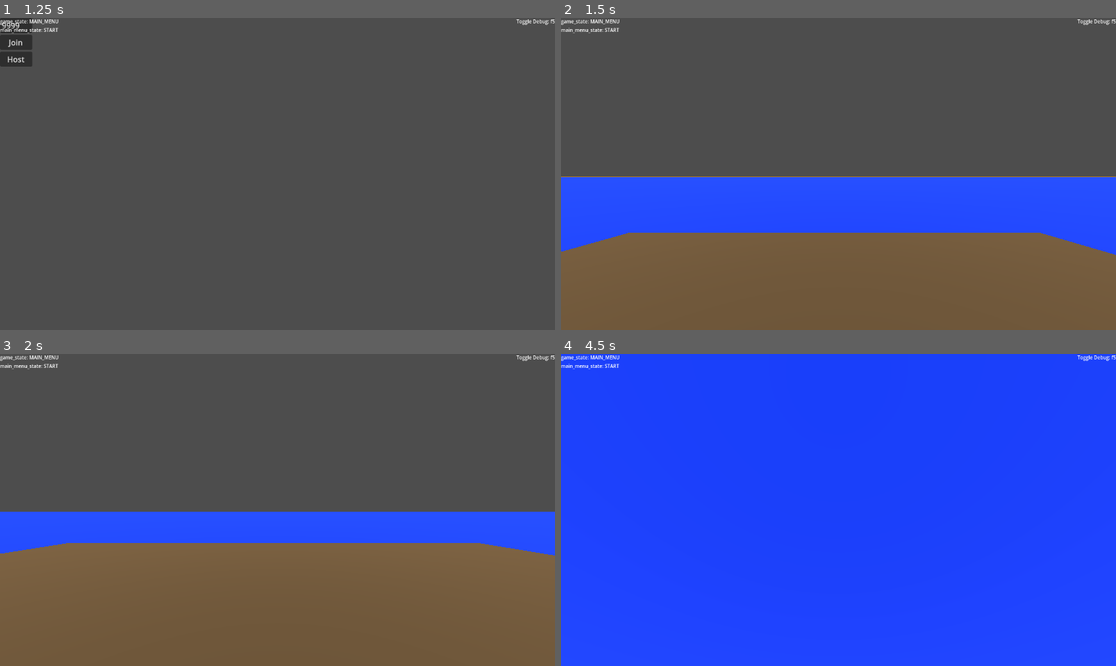
Above: before the commit, frames 1-4 (two rows, left to right).
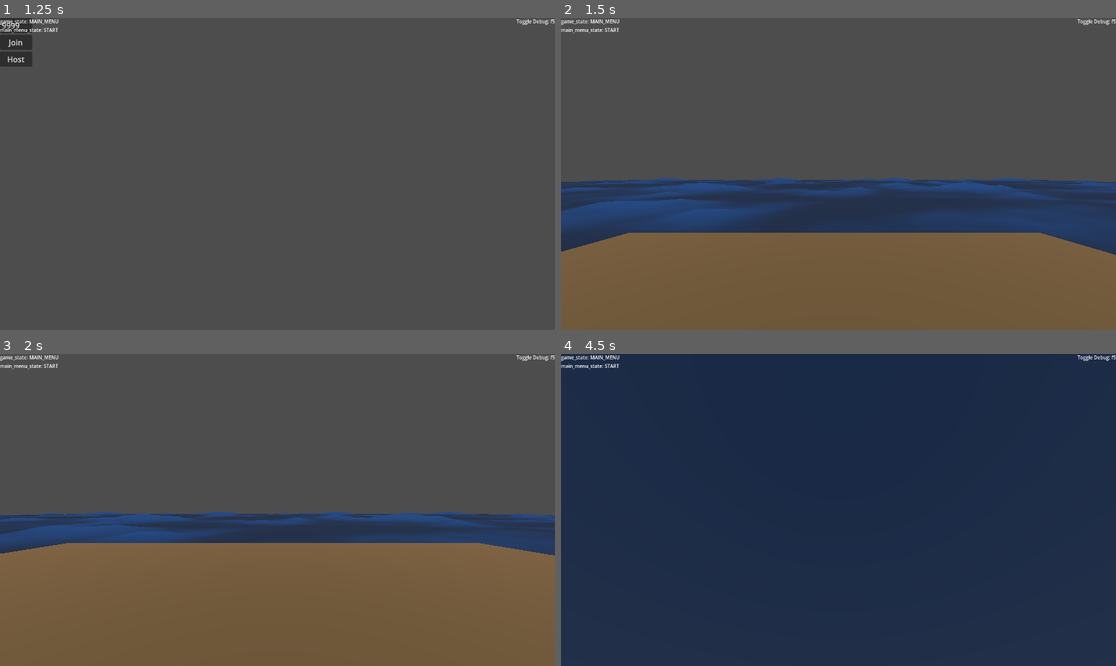
Above: after the commit, the same moments.

Repository: illogicalapple/open-water
Game: Godot game, scene res://main.tscn
Two runs of this game, one before a commit and one after it. Both use one fixed random seed, a clock stepped at 60 frames per second and the inputs below.
Inputs (mouse positions are in pixels of both pictures, inside the frame that each line leads up to):
- Up to frame 1 (1.25 s): tap Enter at 0.5 s; move the mouse to (399, 158) at 0.52 s; hold D from 0.53 s (still down); tap Space at 0.77 s
- Up to frame 2 (1.5 s): release D at 1.25 s; click "Host" at 1.25 s
- Up to frame 3 (2 s): no input
- Up to frame 4 (4.5 s): move the mouse to (810, 510) at 2.02 s; hold W from 2.03 s (still down); tap Space at 2.27, 2.75, 3.77 s; move the mouse to (849, 503) at 2.77 s; tap Enter at 3.5 s; move the mouse to (832, 516) at 3.52 s; move the mouse to (877, 513) at 4.27 s

Frame 1 is identical in both runs. In frame 2, 19% of the frame differs, in the area x 0-100%, y 50-76%; in frame 3, 11%; in frame 4, 100%, in the area x 0-100%, y 0-100%.

Commit message:
Changed start menu background. Reverted main.tscn

Diff:
--- a/main.tscn
+++ b/main.tscn
@@ -1,6 +1,7 @@
-[gd_scene load_steps=11 format=3 uid="uid://ce17c81jacq53"]
+[gd_scene load_steps=16 format=3 uid="uid://ce17c81jacq53"]
 
 [ext_resource type="Script" path="res://main.gd" id="1_whca7"]
+[ext_resource type="Shader" path="res://main.gdshader" id="2_6w6rm"]
 
 [sub_resource type="StandardMaterial3D" id="StandardMaterial3D_0ntqk"]
 albedo_color = Color(0.411765, 0.313726, 0.188235, 1)
@@ -12,11 +13,37 @@
 size = Vector3(32, 0.5, 32)
 
 [sub_resource type="BoxShape3D" id="BoxShape3D_dvrvf"]
+size = Vector3(400, 1, 400)
 
-[sub_resource type="StandardMaterial3D" id="StandardMaterial3D_na8c2"]
-albedo_color = Color(0, 0.223529, 0.976471, 1)
+[sub_resource type="FastNoiseLite" id="FastNoiseLite_xqpcs"]
+
+[sub_resource type="NoiseTexture2D" id="NoiseTexture2D_aud2g"]
+width = 200
+height = 200
+generate_mipmaps = false
+seamless = true
+noise = SubResource("FastNoiseLite_xqpcs")
+
+[sub_resource type="FastNoiseLite" id="FastNoiseLite_inw88"]
+metadata/_preview_in_3d_space_ = true
+
+[sub_resource type="NoiseTexture2D" id="NoiseTexture2D_jeph3"]
+width = 200
+height = 200
+generate_mipmaps = false
+seamless = true
+noise = SubResource("FastNoiseLite_inw88")
+
+[sub_resource type="ShaderMaterial" id="ShaderMaterial_wawqv"]
+render_priority = 0
+shader = ExtResource("2_6w6rm")
+shader_parameter/noise1 = SubResource("NoiseTexture2D_aud2g")
+shader_parameter/noise2 = SubResource("NoiseTexture2D_jeph3")
 
 [sub_resource type="BoxMesh" id="BoxMesh_2snvr"]
+size = Vector3(400, 1, 400)
+subdivide_width = 128
+subdivide_depth = 128
 
 [sub_resource type="BoxShape3D" id="BoxShape3D_8tnaj"]
 size = Vector3(38592.5, 0.563, 880.673)
@@ -61,18 +88,19 @@
 shape = SubResource("BoxShape3D_i6wcq")
 
 [node name="Area3D" type="Area3D" parent="."]
-transform = Transform3D(607936, 0, 0, 0, 3.2455, 0, 0, 0, 820.534, 0, -2.55976, 0)
+transform = Transform3D(1, 0, 0, 0, 1, 0, 0, 0, 1, 0, -5.25731, 0)
 
 [node name="CollisionShape3D" type="CollisionShape3D" parent="Area3D"]
 shape = SubResource("BoxShape3D_dvrvf")
 
 [node name="MeshInstance3D" type="MeshInstance3D" parent="Area3D"]
-material_override = SubResource("StandardMaterial3D_na8c2")
-transparency = 0.4
+transform = Transform3D(1, 0, 0, 0, 1, 0, 0, 0, 1, 0, 1.58211, 0)
+material_override = SubResource("ShaderMaterial_wawqv")
+cast_shadow = 0
 mesh = SubResource("BoxMesh_2snvr")
 
 [node name="Land" type="StaticBody3D" parent="."]
-transform = Transform3D(1, 0, 0, 0, 1, 0, 0, 0, 1, 0, -1.46756, 0)
+transform = Transform3D(1, 0, 0, 0, 1, 0, 0, 0, 1, 0, -15.2367, 0)
 
 [node name="CollisionShape3D" type="CollisionShape3D" parent="Land"]
 shape = SubResource("BoxShape3D_8tnaj")
--- a/player_character/player_character.tscn
+++ b/player_character/player_character.tscn
@@ -11,11 +11,9 @@
 properties/0/path = NodePath(".:position")
 properties/0/spawn = true
 properties/0/sync = true
-properties/0/watch = false
 properties/1/path = NodePath(".:y_rotation")
 properties/1/spawn = true
 properties/1/sync = true
-properties/1/watch = false
 
 [node name="PlayerCharacter" type="CharacterBody3D" groups=["player_characters"]]
 transform = Transform3D(1, 0, 0, 0, 1, 0, 0, 0, 1, 0, 5, 0)
--- a/scenes/start_menu.tscn
+++ b/scenes/start_menu.tscn
@@ -1,8 +1,8 @@
 [gd_scene load_steps=5 format=3 uid="uid://riiby56w7xo0"]
 
-[ext_resource type="Texture2D" uid="uid://qrpitt5aymu3" path="res://assets/images/sea-ge73e726b1_1280.jpg" id="1_86yh1"]
 [ext_resource type="Script" path="res://scenes/start_menu.gd" id="1_ir7u2"]
 [ext_resource type="FontFile" uid="uid://dx8lolqoauhjo" path="res://assets/fonts/Inconsolata/Inconsolata-Regular.ttf" id="2_67c1w"]
+[ext_resource type="Texture2D" uid="uid://dmnj2vjb2nuo1" path="res://assets/images/background.jpg" id="3_ohxti"]
 
 [sub_resource type="Theme" id="Theme_1oe1s"]
 default_font = ExtResource("2_67c1w")
@@ -25,7 +25,7 @@
 anchor_bottom = 1.0
 grow_horizontal = 2
 grow_vertical = 2
-texture = ExtResource("1_86yh1")
+texture = ExtResource("3_ohxti")
 expand_mode = 1
 
 [node name="Main Select" type="MarginContainer" parent="."]
Binary file added: assets/images/background.jpg
Not shown, changed: assets/images/background.jpg.import
Binary file removed: assets/images/sea-ge73e726b1_1280.jpg
